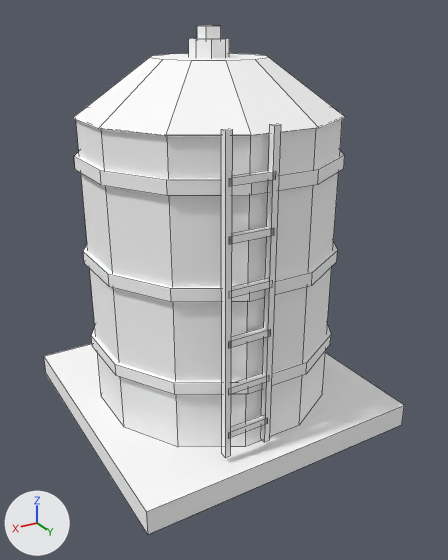
The OBJ model Assets/Art/Models/Buildings/generated/fluid_storage_tank.obj, before and after one commit.
One viewpoint serves both versions: a 50 mm lens placed at (0.964, 1.691, 1.308), pointed at (-0.007, 0.073, 0.499). Lighting does not change. The marker at lower left points along +X, +Y and +Z. The older version comes first. Mesh edges are drawn as thin lines. Where no turn or scale is listed for an object, it has been applied to the vertices. Vertices at exactly the same position are counted once.

The first picture shows 'Body'.
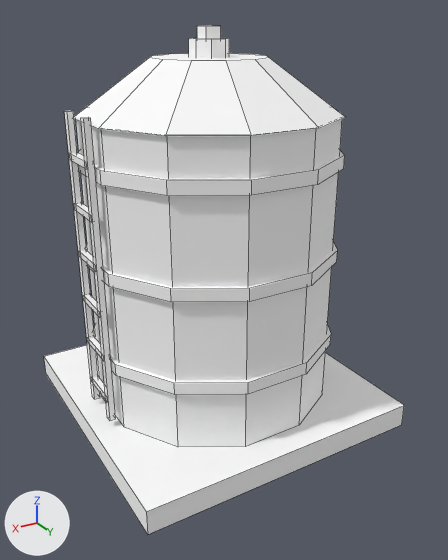
Pixel boxes (x1, y1, x2, y2) of what changed, in the pictures (448 x 560 px; the box of a moved part takes in the faces that stretch with it):
part 1 of me_body, moved or reshaped: before (228, 416, 268, 437); after (92, 376, 106, 400)
part 2 of me_body, moved or reshaped: before (228, 373, 269, 394); after (89, 337, 102, 359)
part 3 of me_body, moved or reshaped: before (228, 327, 271, 348); after (83, 295, 100, 318)
part 4 of me_body, moved or reshaped: before (229, 279, 273, 298); after (79, 250, 96, 271)
part 5 of me_body, moved or reshaped: before (229, 227, 274, 244); after (74, 203, 91, 221)
part 6 of me_body, moved or reshaped: before (229, 170, 276, 186); after (69, 153, 86, 168)
part 7 of me_body, moved or reshaped: before (221, 129, 233, 457); after (81, 117, 116, 421)
part 8 of me_body, moved or reshaped: before (261, 124, 281, 442); after (64, 111, 100, 399)

Patch to the scene script:
```diff
--- a/Assets/Art/Models/Buildings/generated/fluid_storage_tank.obj.py
+++ b/Assets/Art/Models/Buildings/generated/fluid_storage_tank.obj.py
@@ me_body @@
 me_body.from_pydata(...)  # 224 vertices, 146 faces; spans x -0.48..0.48, y -0.48..0.48, z 0.0..1.275
 # used by ob_body; location = (0.0, 0.0, 0.0)
+# me_body part 1: the loose piece of 8 vertices spanning x 0.05..0.19, y 0.405..0.425, z 0.17..0.19 is scaled about its middle by (0.143, 7, 1), then moved by (0.295, -0.415, 0.0)
+# me_body part 2: the loose piece of 8 vertices spanning x 0.05..0.19, y 0.405..0.425, z 0.32..0.34 is scaled about its middle by (0.143, 7, 1), then moved by (0.295, -0.415, 0.0)
+# me_body part 3: the loose piece of 8 vertices spanning x 0.05..0.19, y 0.405..0.425, z 0.47..0.49 is scaled about its middle by (0.143, 7, 1), then moved by (0.295, -0.415, 0.0)
+# me_body part 4: the loose piece of 8 vertices spanning x 0.05..0.19, y 0.405..0.425, z 0.62..0.64 is scaled about its middle by (0.143, 7, 1), then moved by (0.295, -0.415, 0.0)
+# me_body part 5: the loose piece of 8 vertices spanning x 0.05..0.19, y 0.405..0.425, z 0.77..0.79 is scaled about its middle by (0.143, 7, 1), then moved by (0.295, -0.415, 0.0)
+# me_body part 6: the loose piece of 8 vertices spanning x 0.05..0.19, y 0.405..0.425, z 0.92..0.94 is scaled about its middle by (0.143, 7, 1), then moved by (0.295, -0.415, 0.0)
+# me_body part 7: the loose piece of 8 vertices spanning x 0.18..0.2, y 0.405..0.425, z 0.105..1.055 is moved by (0.225, -0.345, 0.0)
+# me_body part 8: the loose piece of 8 vertices spanning x 0.04..0.06, y 0.405..0.425, z 0.105..1.055 is moved by (0.365, -0.485, 0.0)
 me_body.materials.append(mat_wi_palette)
```
